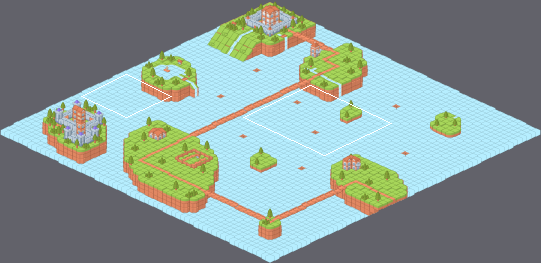
A Tiled map gets an edit: assets/level/Map/islas1.tmx. The first picture is a wide view before the edit; the outline marks the close-up.
Close-up. Before the commit:
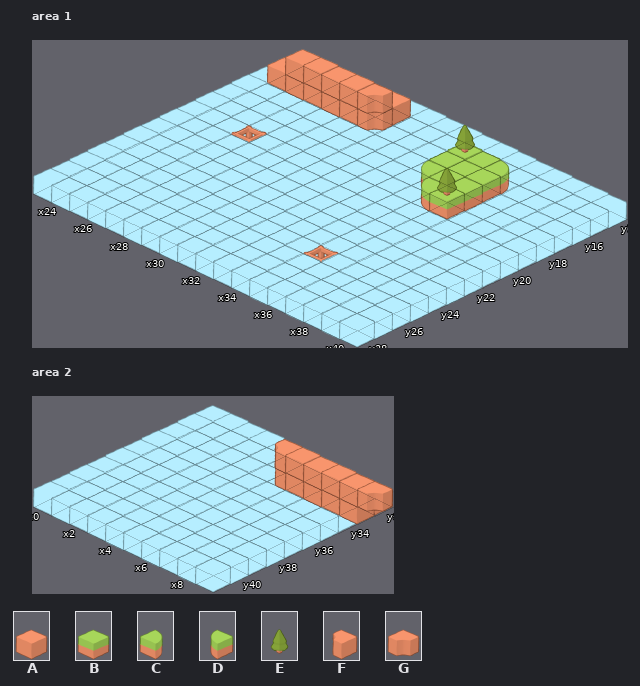
Cells are 232x110 px. Isometric: x runs down to the right, y down to the left. Shown: area 1 x 23..40, y 14..28; area 2 x 0..9, y 32..41. The commit also changed other parts of the map, which this record leaves out.
Key: from "Example": A 104 "dirt_center_N", B 112 "grass_center_N", C 117 "grass_corner_E", D 119 "grass_corner_W", E 338 "tree_single_S", F 424 "cliff_cornerInner_E", G 425 "cliff_cornerInner_N".
_ is an empty cell.
Layers that did not change in this view are not listed.
Layer "CapaSpawn" before, area 1, first column x 23:
14 ____AA____________
15 AAAAAG____BBC_____
16 __________BBB_____
17 __________DBB_____
18 ___________DB_____
19 __________________
20 __________________
21 __________________
22 __________________
23 __________________
24 __________________
25 __________________
26 __________________
27 __________________
28 __________________
Layer "2" before, area 1, first column x 23:
14 AAAAG____E________
15 __________________
16 __________________
17 ___________E______
18 __________________
19 __________________
20 __________________
21 __________________
22 __________________
23 __________________
24 __________________
25 __________________
26 __________________
27 __________________
28 __________________
Layer "CapaSpawn" before, area 2, first column x 0:
32 ____F___AA
33 _____FAAAA
34 __________
35 __________
36 __________
37 __________
38 __________
39 __________
40 __________
41 __________
After the commit:
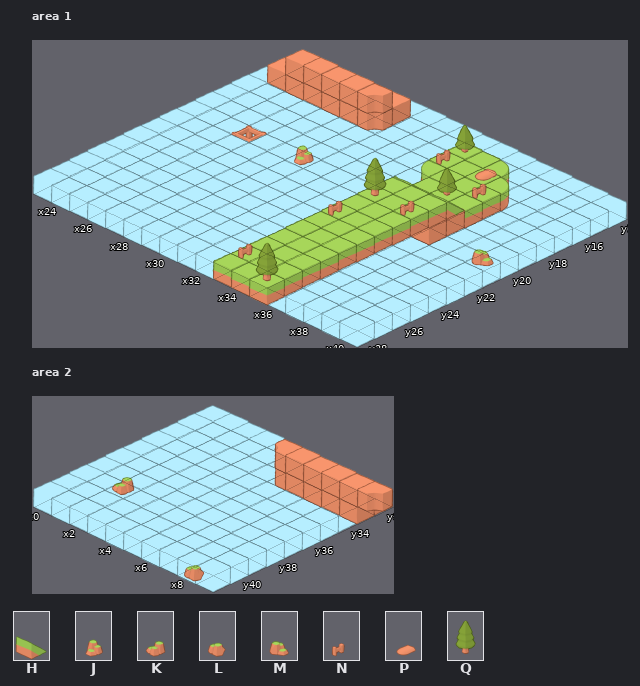
Further tiles: from "Example": H 191 "grass_slope_W", J 216 "rocks_dirt_N", K 217 "rocks_dirt_E", L 218 "rocks_dirt_S", M 219 "rocks_dirt_W", N 486 "fence_woodEnd_S", P 500 "furrow_end_W", Q 578 "tree_pineLarge_S".
Change:
{"where": "layer \"CapaSpawn\", area 1"}
{"y":16,"x":36,"old":"_","new":"C"}
{"y":17,"x":36,"old":"_","new":"B"}
{"y":18,"x":34,"old":"D","new":"B"}
{"y":18,"x":36,"old":"_","new":"B"}
{"y":19,"x":28,"old":"_","new":"J"}
{"y":19,"x":35,"old":"__","new":"AA"}
{"y":20,"x":35,"old":"__","new":"AA"}
{"y":20,"x":39,"old":"_","new":"M"}
{"where": "layer \"2\", area 1"}
{"y":15,"x":34,"old":"_","new":"P"}
{"y":18,"x":33,"old":"___","new":"HHH"}
{"y":19,"x":33,"old":"___","new":"BBB"}
{"y":20,"x":33,"old":"___","new":"BBB"}
{"y":21,"x":33,"old":"___","new":"BBB"}
{"y":22,"x":33,"old":"___","new":"BBB"}
{"y":23,"x":33,"old":"___","new":"BBB"}
{"y":24,"x":33,"old":"___","new":"BBB"}
{"y":25,"x":33,"old":"___","new":"BBB"}
{"y":26,"x":33,"old":"___","new":"BBB"}
{"y":27,"x":33,"old":"___","new":"BBB"}
{"y":28,"x":33,"old":"___","new":"BBB"}
{"where": "layer \"3\", area 1"}
{"y":15,"x":32,"old":"_","new":"N"}
{"y":16,"x":35,"old":"_","new":"N"}
{"y":19,"x":32,"old":"_","new":"Q"}
{"y":19,"x":34,"old":"_","new":"N"}
{"y":21,"x":32,"old":"_","new":"N"}
{"y":26,"x":32,"old":"_","new":"N"}
{"y":27,"x":34,"old":"_","new":"Q"}
{"where": "layer \"CapaSpawn\", area 2"}
{"y":38,"x":1,"old":"_","new":"K"}
{"y":41,"x":8,"old":"_","new":"L"}
